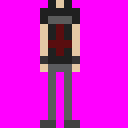
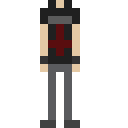
Two versions of the same layered image (128px x 128px). Layer-by-layer changes:
hid "Capa 1" over (0, 0, 128, 128)
